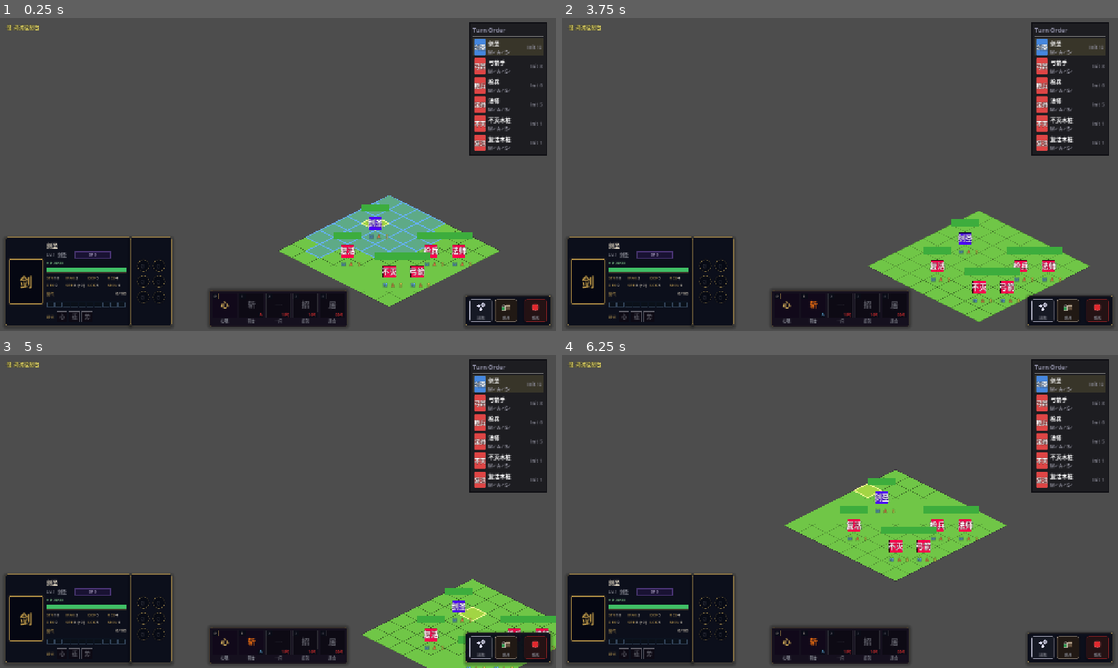
Above: before the commit, frames 1-4 (two rows, left to right).
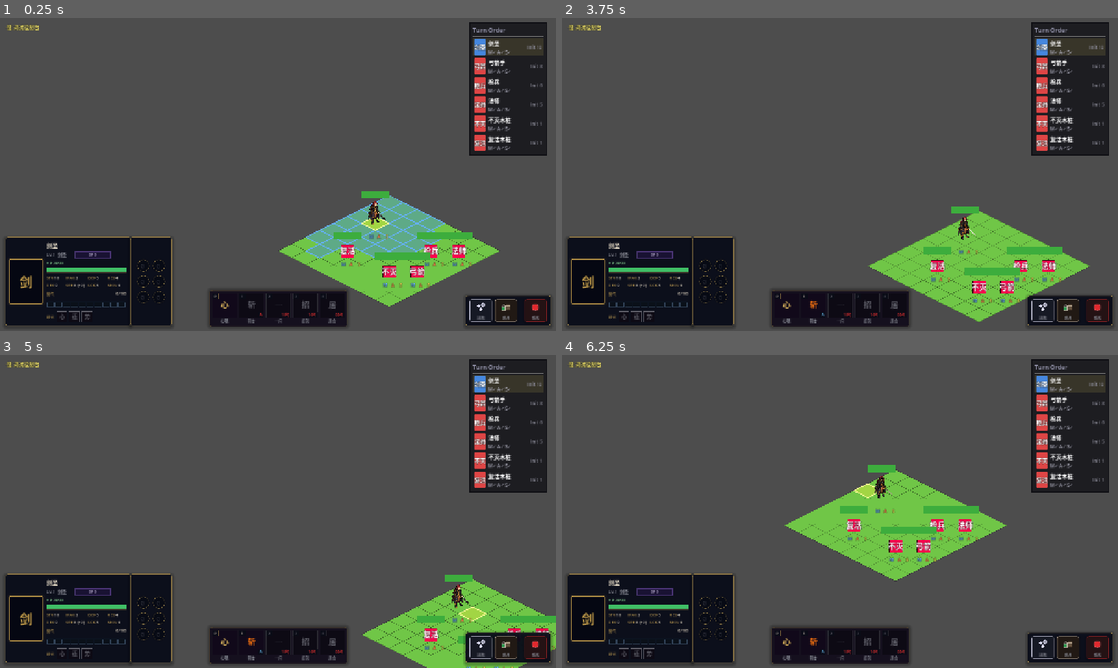
Above: after the commit, the same moments.

Repository: 392fyc/Ship_of_Theseus
Game: Godot game, scene res://scenes/tactical/TacticalScene.tscn
Two runs of this game, one before a commit and one after it. Both use one fixed random seed, a clock stepped at 60 frames per second and the inputs below.
Inputs (mouse positions are in pixels of both pictures, inside the frame that each line leads up to):
- Up to frame 1 (0.25 s): no input
- Up to frame 2 (3.75 s): click (1040, 309) at 0.5 s; click (1067, 309) at 1.25 s; click (1095, 309) at 2 s; tap Enter (ui_accept) at 2.75, 3.5 s; drag from (840, 309) to (895, 105) at 2.77 s; drag from (728, 190) to (812, 237) at 3.52 s
- Up to frame 3 (5 s): tap Enter (ui_accept) at 4.25 s; move the mouse to (333, 442) at 4.27 s; hold Right (ui_right) from 4.28 s (still down); tap F at 4.35 s; click (333, 442) at 4.42 s
- Up to frame 4 (6.25 s): release Right (ui_right) at 5 s; tap Enter (ui_accept) at 5, 5.75, 6.02 s; drag from (812, 574) to (673, 464) at 5.02 s; move the mouse to (1006, 558) at 5.77 s; hold Left (ui_left) from 5.78 s (still down); tap V at 5.85 s; click (1006, 558) at 5.92 s

The runs differ from the first frame. In frame 1, 0.4% of the frame differs, in the area x 65-70%, y 55-68%; in frame 2, 0.4%; in frame 3, 0.4%; in frame 4, 0.4%, in the area x 55-60%, y 35-48%.

Commit message:
feat: integrate map token with unit state

Diff:
--- a/scenes/tactical/Unit.tscn
+++ b/scenes/tactical/Unit.tscn
@@ -1,6 +1,7 @@
-[gd_scene load_steps=6 format=3]
+[gd_scene load_steps=7 format=3]
 
 [ext_resource type="Script" path="res://scripts/units/unit.gd" id="1_script"]
+[ext_resource type="Script" path="res://scripts/units/map_token_view.gd" id="map_token_view_script"]
 
 [sub_resource type="PlaceholderTexture2D" id="PlaceholderTexture2D_1"]
 size = Vector2i(64, 64)
@@ -83,6 +84,10 @@
 animation = &"idle"
 autoplay = "idle"
 
+[node name="MapTokenView" type="Sprite2D" parent="."]
+visible = false
+script = ExtResource("map_token_view_script")
+
 [node name="HealthBar" type="ProgressBar" parent="."]
 offset_left = -32.0
 offset_top = -44.0
--- a/scripts/units/unit.gd
+++ b/scripts/units/unit.gd
@@ -141,10 +141,15 @@
 
 # ── 节点引用 ─────────────────────────────────────────
 @onready var sprite: AnimatedSprite2D = $Sprite
+@onready var map_token_view: Sprite2D = $MapTokenView
 @onready var health_bar: ProgressBar = $HealthBar
 @onready var status_icons: Node2D = $StatusIcons
 var _unit_label: Label = null
 var _hp_label: Label = null
+var _facing: StringName = &"SE"
+var _map_token_active := false
+var _map_token_layout: Dictionary = {}
+var _status_badge_y: float = STATUS_BADGE_Y
 
 
 func _ready() -> void:
@@ -152,10 +157,15 @@
 	_rebuild_status_icons()
 
 
-func setup(class_data: Dictionary) -> void:
+func setup(class_data: Dictionary, initial_facing: StringName = &"SE") -> void:
 	unit_id = str(class_data.get("id", ""))
 	unit_name = str(class_data.get("name", "Unit"))
 	priority = 0
+	var valid_directions: Array[StringName] = [&"NW", &"NE", &"SW", &"SE"]
+	_facing = initial_facing if valid_directions.has(initial_facing) else &"SE"
+	_map_token_active = false
+	_map_token_layout = {}
+	map_token_view.visible = false
 	stats = UnitStats.new()
 	buffs.clear()
 	# 主手武器随职业/敌人档案带入；副手槽默认空（要由天赋或装备层显式装上）。
@@ -183,9 +193,55 @@
 		attack_min_range = maxi(1, int(basic_attack_range.get("min", 1)))
 		attack_range = maxi(attack_min_range, int(basic_attack_range.get("max", attack_min_range)))
 	_update_health_bar()
+	_map_token_active = _try_apply_map_token_visual(class_data)
 	_apply_visuals()
 	_rebuild_status_icons()
 	_emit_buffs_changed()
+
+
+func _try_apply_map_token_visual(class_data: Dictionary) -> bool:
+	var profile_id := str(class_data.get("map_token_profile_id", ""))
+	if profile_id == "":
+		return false
+	var data_loader := get_node_or_null("/root/DataLoader")
+	if data_loader == null:
+		push_error("[Unit] Map token data loader unavailable for %s" % unit_id)
+		return false
+	var visual_profiles: Dictionary = data_loader.get("visual_profiles") as Dictionary
+	var profile: Dictionary = visual_profiles.get(profile_id, {})
+	if profile.is_empty() or not bool(map_token_view.call("configure", profile)):
+		push_error("[Unit] Map token profile unavailable for %s: %s" % [unit_id, profile_id])
+		return false
+	_map_token_layout = map_token_view.call("get_overhead_layout") as Dictionary
+	_map_token_active = true
+	refresh_map_token_visual()
+	return true
+
+
+func set_facing(direction: StringName) -> bool:
+	if not [&"NW", &"NE", &"SW", &"SE"].has(direction):
+		return false
+	_facing = direction
+	refresh_map_token_visual()
+	return true
+
+
+func get_facing() -> StringName:
+	return _facing
+
+
+func refresh_map_token_visual() -> void:
+	if _map_token_active:
+		map_token_view.call("set_visual_state", _facing, is_dual_wielding())
+
+
+func has_runtime_map_token() -> bool:
+	return _map_token_active
+
+
+func get_combat_text_anchor_world(fallback_offset_y: float) -> Vector2:
+	var offset_y := float(_map_token_layout.get("popup_anchor_y", fallback_offset_y)) if _map_token_active else fallback_offset_y
+	return global_position + Vector2(0.0, offset_y)
 
 
 # ── 战斗接口 ─────────────────────────────────────────
@@ -254,11 +310,13 @@
 ## 传空串等于卸下。装备层与测试都走这里，不要直接赋值字段。
 func equip_offhand(new_weapon_id: String) -> void:
 	offhand_weapon_id = new_weapon_id
+	refresh_map_token_visual()
 
 
 ## 卸下副手武器。
 func unequip_offhand() -> void:
 	offhand_weapon_id = ""
+	refresh_map_token_visual()
 
 
 ## 是否处于双持——**判据照设计库〔双持〕定义逐字**：
@@ -405,7 +463,8 @@
 	var tween: Tween = create_tween()
 	tween.tween_property(self, "position", world_target, 0.25)
 	await tween.finished
-	sprite.play("idle")
+	if not _map_token_active:
+		sprite.play("idle")
 	moved.emit(grid_position, target_pos)
 
 
@@ -595,8 +654,20 @@
 # ── 私有方法 ─────────────────────────────────────────
 
 func _apply_visuals() -> void:
-	sprite.self_modulate = FACTION_COLORS.get(faction, Color.WHITE)
-	sprite.scale = UNIT_ICON_SCALE
+	if _map_token_active:
+		sprite.visible = false
+		map_token_view.visible = true
+		map_token_view.self_modulate = Color.WHITE
+		var health_bottom := float(_map_token_layout["health_bar_bottom_y"])
+		health_bar.position.y = health_bottom - health_bar.size.y
+		_status_badge_y = float(_map_token_layout["status_badge_y"])
+	else:
+		sprite.visible = true
+		map_token_view.visible = false
+		sprite.self_modulate = FACTION_COLORS.get(faction, Color.WHITE)
+		sprite.scale = UNIT_ICON_SCALE
+		health_bar.position.y = -44.0
+		_status_badge_y = STATUS_BADGE_Y
 
 	var bg_style: StyleBoxFlat = StyleBoxFlat.new()
 	bg_style.bg_color = HP_BAR_BG
@@ -622,19 +693,20 @@
 	_hp_label.mouse_filter = Control.MOUSE_FILTER_IGNORE
 	add_child(_hp_label)
 
-	_unit_label = Label.new()
-	_unit_label.name = "UnitLabel"
-	_unit_label.text = str(UNIT_LABELS.get(unit_id, unit_name.left(2)))
-	_unit_label.horizontal_alignment = HORIZONTAL_ALIGNMENT_CENTER
-	_unit_label.vertical_alignment = VERTICAL_ALIGNMENT_CENTER
-	_unit_label.position = Vector2(-32, -14)
-	_unit_label.size = Vector2(64, 28)
-	_unit_label.add_theme_font_size_override("font_size", 18)
-	_unit_label.add_theme_color_override("font_color", Color.WHITE)
-	_unit_label.add_theme_color_override("font_outline_color", Color.BLACK)
-	_unit_label.add_theme_constant_override("outline_size", 3)
-	_unit_label.mouse_filter = Control.MOUSE_FILTER_IGNORE
-	add_child(_unit_label)
+	if not _map_token_active:
+		_unit_label = Label.new()
+		_unit_label.name = "UnitLabel"
+		_unit_label.text = str(UNIT_LABELS.get(unit_id, unit_name.left(2)))
+		_unit_label.horizontal_alignment = HORIZONTAL_ALIGNMENT_CENTER
+		_unit_label.vertical_alignment = VERTICAL_ALIGNMENT_CENTER
+		_unit_label.position = Vector2(-32, -14)
+		_unit_label.size = Vector2(64, 28)
+		_unit_label.add_theme_font_size_override("font_size", 18)
+		_unit_label.add_theme_color_override("font_color", Color.WHITE)
+		_unit_label.add_theme_color_override("font_outline_color", Color.BLACK)
+		_unit_label.add_theme_constant_override("outline_size", 3)
+		_unit_label.mouse_filter = Control.MOUSE_FILTER_IGNORE
+		add_child(_unit_label)
 
 	_rebuild_status_icons()
 
@@ -665,16 +737,30 @@
 	if dir == Vector2i.ZERO:
 		return
 	if dir.y < 0:
+		set_facing(&"NE")
+	elif dir.y > 0:
+		set_facing(&"SW")
+	elif dir.x < 0:
+		set_facing(&"NW")
+	else:
+		set_facing(&"SE")
+	if not _map_token_active and dir.y < 0:
 		sprite.play("walk_north")
-	elif dir.y > 0:
+	elif not _map_token_active and dir.y > 0:
 		sprite.play("walk_south")
-	elif dir.x < 0:
+	elif not _map_token_active and dir.x < 0:
 		sprite.play("walk_west")
-	else:
+	elif not _map_token_active:
 		sprite.play("walk_east")
 
 
 func _on_death() -> void:
+	if _map_token_active:
+		queue_free()
+		return
+	if sprite.sprite_frames == null or not sprite.sprite_frames.has_animation(&"death") or sprite.sprite_frames.get_animation_loop(&"death"):
+		queue_free()
+		return
 	sprite.play("death")
 	await sprite.animation_finished
 	queue_free()
@@ -722,7 +808,7 @@
 			duration_text = str(buff.duration)
 		var effect_label: Label = _make_badge(
 			icon_text + duration_text,
-			Vector2(start_x + float(index) * STATUS_BADGE_STEP, STATUS_BADGE_Y),
+			Vector2(start_x + float(index) * STATUS_BADGE_STEP, _status_badge_y),
 			Color(0.95, 0.30, 0.30) if buff.is_debuff() else Color(0.30, 0.85, 0.45),
 			false)
 		status_icons.add_child(effect_label)
--- /dev/null
+++ b/tests/test_unit_map_token_visual.gd
@@ -0,0 +1,111 @@
+extends SceneTree
+
+var _pass := 0
+var _fail := 0
+var _ran := false
+
+
+func _initialize() -> void:
+	print("=== test_unit_map_token_visual ===")
+
+
+func _process(_delta: float) -> bool:
+	if _ran:
+		return false
+	_ran = true
+	_run()
+	return false
+
+
+func _run() -> void:
+	var data_loader: Node = load("res://scripts/data/data_loader.gd").new()
+	data_loader.call("load_all")
+	var packed := load("res://scenes/tactical/Unit.tscn") as PackedScene
+	_check("Unit 场景可加载", packed != null)
+	if packed == null:
+		_finish()
+		return
+	var kensei: Unit = packed.instantiate()
+	kensei.faction = "player"
+	root.add_child(kensei)
+	var required_methods: Array[String] = [
+		"set_facing", "get_facing", "refresh_map_token_visual",
+		"has_runtime_map_token", "get_combat_text_anchor_world",
+	]
+	for method_name: String in required_methods:
+		_check("Unit 提供 %s" % method_name, kensei.has_method(method_name))
+	var token_view := kensei.get_node_or_null("MapTokenView") as Sprite2D
+	_check("Unit 包含 MapTokenView", token_view != null)
+	if token_view == null or not _has_all_methods(kensei, required_methods):
+		kensei.queue_free()
+		data_loader.free()
+		_finish()
+		return
+
+	kensei.call("setup", data_loader.get("classes")["kensei"], &"SE")
+	var placeholder_sprite := kensei.get_node("Sprite") as AnimatedSprite2D
+	var health_bar := kensei.get_node("HealthBar") as ProgressBar
+	_check("剑圣启用正式棋子", kensei.call("has_runtime_map_token"))
+	_check("正式棋子显示且占位隐藏", token_view.visible and not placeholder_sprite.visible)
+	_check("初始方向 SE", kensei.call("get_facing") == &"SE")
+	_check("正式棋子不使用阵营染色", token_view.self_modulate == Color.WHITE)
+	_check("占位职业文字不存在", kensei.get_node_or_null("UnitLabel") == null)
+	_check("血条底边为 -58", is_equal_approx(health_bar.position.y + health_bar.size.y, -58.0))
+	_check("状态锚点为 -84", is_equal_approx(float(kensei.get("_status_badge_y")), -84.0))
+	_check("实际文字锚点为 -82", (kensei.call("get_combat_text_anchor_world", -50.0) as Vector2).is_equal_approx(kensei.global_position + Vector2(0, -82)))
+	kensei.equip_offhand("wpn_swordsman_starter")
+	_check("装副手切到双武器行", token_view.frame_coords.y == 1)
+	kensei.unequip_offhand()
+	_check("卸副手切回单武器行", token_view.frame_coords.y == 0)
+	kensei.call("_set_walk_direction", Vector2i(1, -1))
+	_check("多轴移动 Y 优先为 NE", kensei.call("get_facing") == &"NE")
+
+	var placeholder: Unit = packed.instantiate()
+	placeholder.faction = "enemy"
+	root.add_child(placeholder)
+	placeholder.call("setup", data_loader.get("classes")["soldier"], &"NW")
+	var placeholder_token := placeholder.get_node("MapTokenView") as Sprite2D
+	var placeholder_sprite_node := placeholder.get_node("Sprite") as AnimatedSprite2D
+	_check("占位单位不启用正式棋子", not placeholder.call("has_runtime_map_token"))
+	_check("占位单位显示原 Sprite", placeholder_sprite_node.visible and not placeholder_token.visible)
+	_check("占位单位保留阵营染色", placeholder_sprite_node.self_modulate == Unit.FACTION_COLORS["enemy"])
+	_check("占位单位保留旧文字锚点", (placeholder.call("get_combat_text_anchor_world", -50.0) as Vector2).is_equal_approx(placeholder.global_position + Vector2(0, -50)))
+
+	var broken: Unit = packed.instantiate()
+	root.add_child(broken)
+	var broken_data: Dictionary = data_loader.get("classes")["kensei"].duplicate(true)
+	broken_data["map_token_profile_id"] = "missing_profile"
+	broken.call("setup", broken_data, &"SW")
+	_check("坏配置降级为占位", not broken.call("has_runtime_map_token"))
+	_check("坏配置占位 Sprite 可见", (broken.get_node("Sprite") as AnimatedSprite2D).visible)
+	_check("坏配置正式棋子隐藏", not (broken.get_node("MapTokenView") as Sprite2D).visible)
+
+	kensei.take_damage(kensei.stats.hp)
+	await process_frame
+	await process_frame
+	_check("正式棋子致死后无需等待动画即释放", not is_instance_valid(kensei))
+	placeholder.queue_free()
+	broken.queue_free()
+	data_loader.free()
+	_finish()
+
+
+func _has_all_methods(unit: Unit, methods: Array[String]) -> bool:
+	for method_name: String in methods:
+		if not unit.has_method(method_name):
+			return false
+	return true
+
+
+func _check(label: String, condition: bool) -> void:
+	if condition:
+		_pass += 1
+		print("  ✓ " + label)
+	else:
+		_fail += 1
+		push_error(label)
+
+
+func _finish() -> void:
+	print("--- %d pass / %d fail ---" % [_pass, _fail])
+	quit(0 if _fail == 0 else 1)
